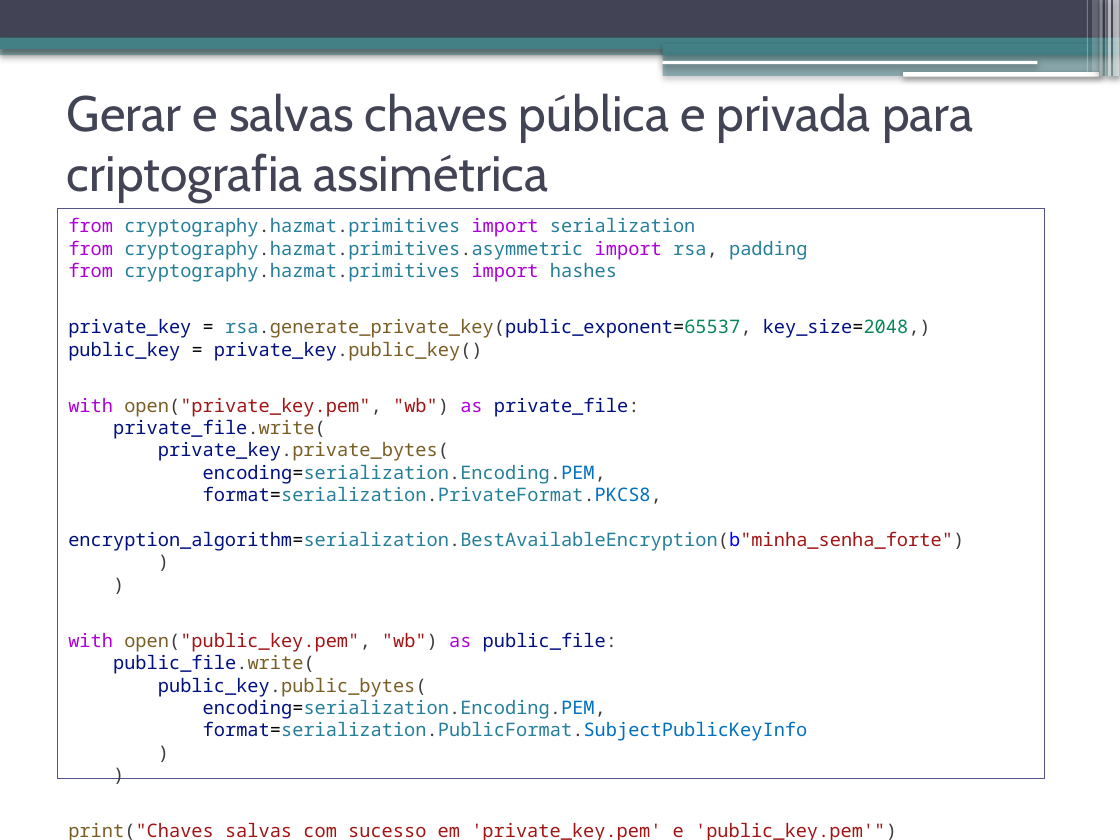
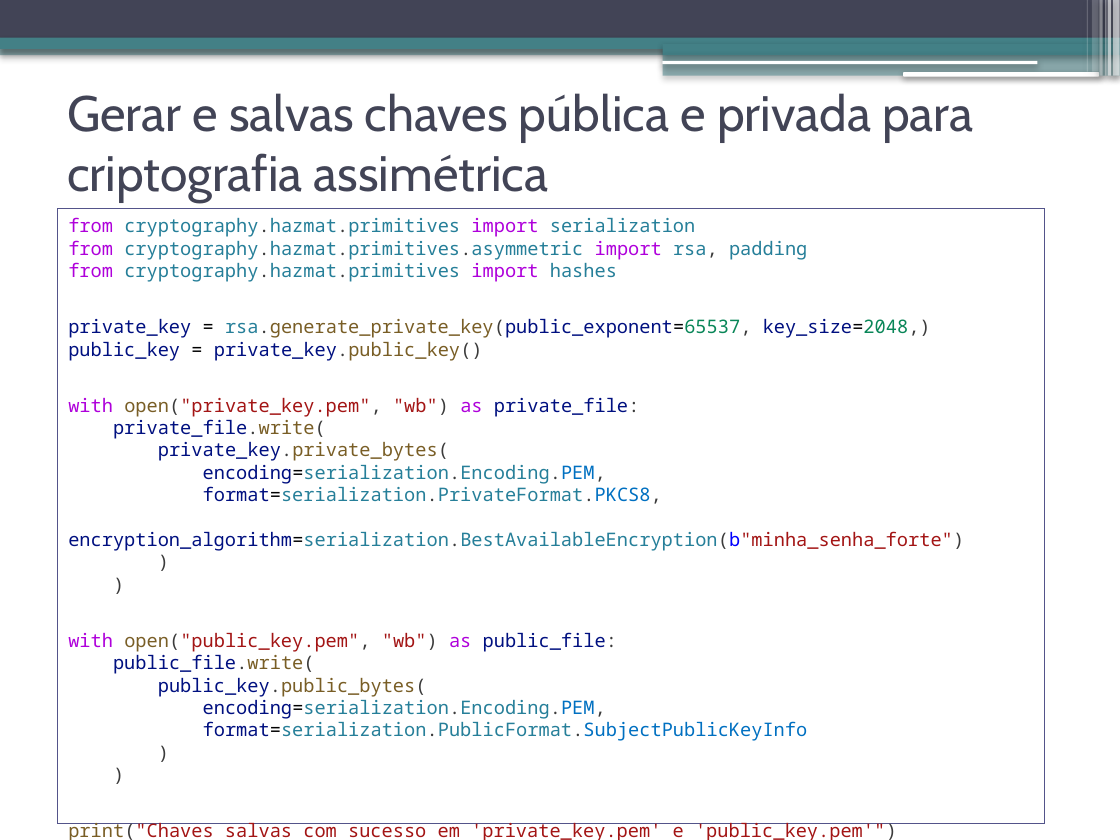
Before and after one commit to jeffersoncarvalho/ufc_2025_2, a slide deck: slide 26 of DES_PER/slides/ds_persist-01-arquivos.pptx. Drawn at 1120x840 pixels with LibreOffice and Linux fonts; fonts in the diff are those of the drawing. Boxes give left, top, right and bottom in pixels: in the first picture for what was removed or moved away, otherwise in the second. Text is boxed around its words. In the diff, an @@ line names an element or a change of style, - is before the commit and + after.

```diff
--- a/DES_PER/slides/ds_persist-01-arquivos.pptx
+++ b/DES_PER/slides/ds_persist-01-arquivos.pptx
@@ rectangle "from cryptography.hazmat.primitives import serialization": place and size @@
-rectangle "from cryptography.hazmat.primitives import serialization" at [57, 208, 1045, 778]
+rectangle "from cryptography.hazmat.primitives import serialization" at [57, 208, 1045, 823]
```
Also in this commit, not shown: 12 other slides changed, 19 other files.
